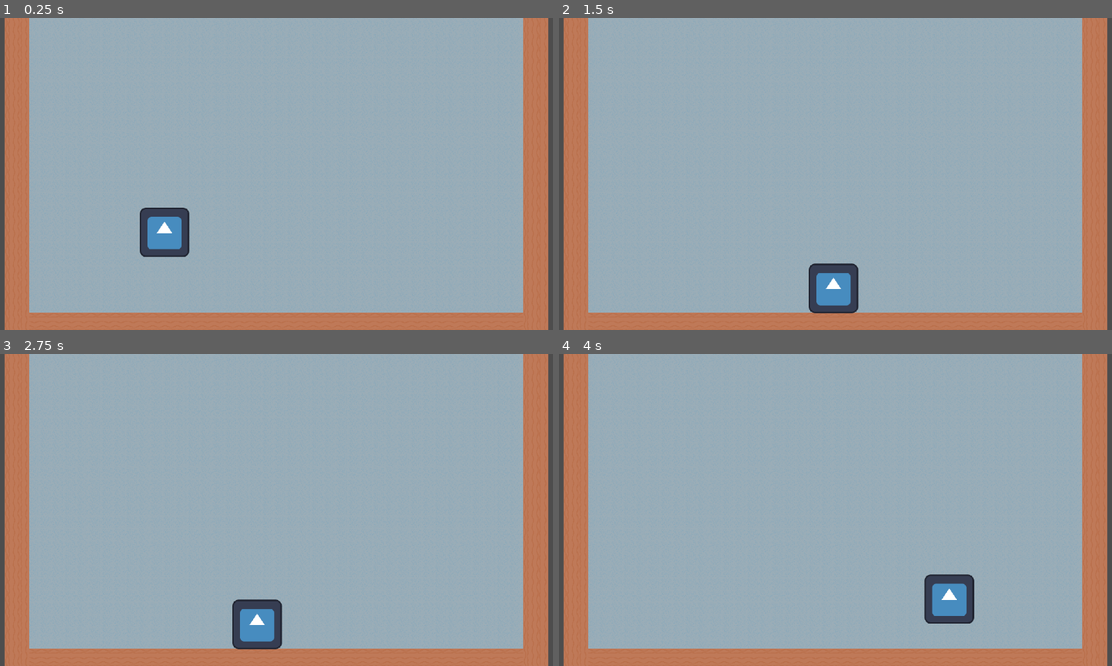
Above: before the commit, frames 1-4 (two rows, left to right).
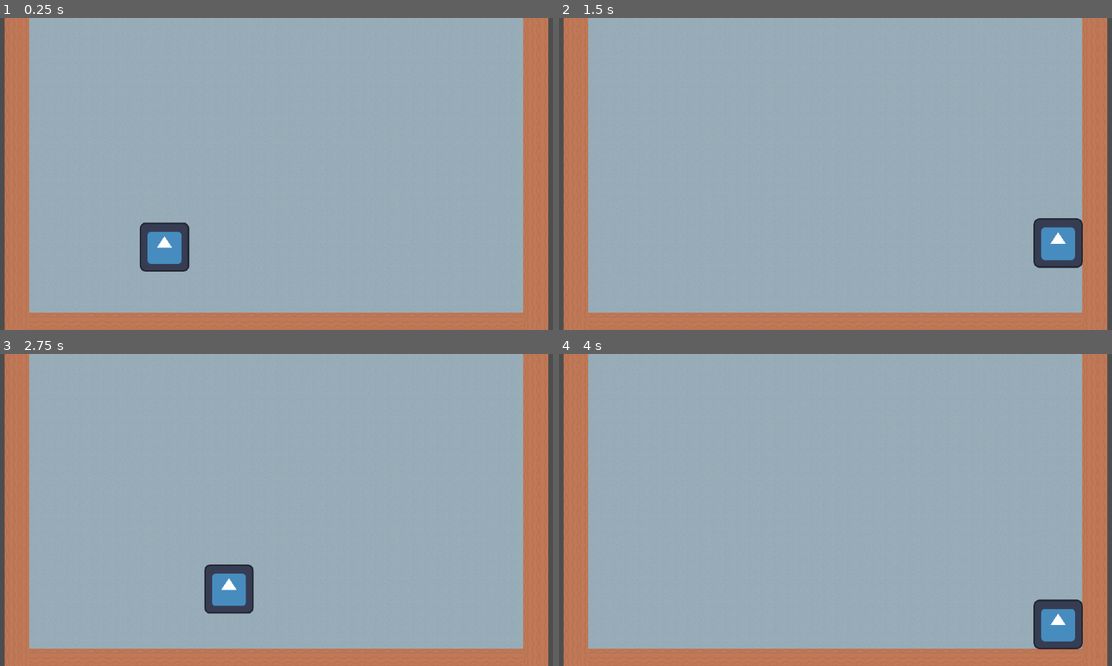
Above: after the commit, the same moments.

Repository: deruitda/ludum-dare-56
Game: Godot game, scene res://andrew_scene.tscn
Two runs of this game, one before a commit and one after it. Both use one fixed random seed, a clock stepped at 60 frames per second and the inputs below. The engine's default icon, where the game draws it, is replaced by a stand-in: a white triangle on a blue panel in a dark square.
Inputs:
- Up to frame 1 (0.25 s): no input
- Up to frame 2 (1.5 s): hold D (move_right) from 0.53 s (still down); tap W (jump) at 0.6, 0.77, 1.07, 1.35 s
- Up to frame 3 (2.75 s): tap W (jump) at 1.52, 1.82, 2.1 s; release D (move_right) at 2.03 s; hold A (move_left) from 2.03 s (still down)
- Up to frame 4 (4 s): release A (move_left) at 2.78 s; hold D (move_right) from 2.78 s (still down); tap W (jump) at 2.85, 3.02, 3.32, 3.6, 3.77 s

The runs differ from the first frame. In frame 1, 1.3% of the frame differs, in the area x 25-35%, y 60-82%; in frame 2, 2.8%, in the area x 45-95%, y 64-95%; in frame 3, 2.6%; in frame 4, 2.8%.

Commit message:
just on that dumb jump shit

Diff:
--- a/player.gd
+++ b/player.gd
@@ -1,25 +1,24 @@
 extends CharacterBody2D
 
-
-const SPEED = 300.0
-const JUMP_VELOCITY = -400.0
-
+@export var speed: float = 1000.0
+@export var jump_velocity: float = 1000.0
+@export var gravity: float = 2000.0  # Define a reasonable gravity value
 
 func _physics_process(delta: float) -> void:
-	# Add the gravity.
+	# Apply gravity if the player is not on the floor.
 	if not is_on_floor():
-		velocity += get_gravity() * delta
+		velocity.y += gravity * delta
 
-	# Handle jump.
+	# Handle jump input when the player is on the floor.
 	if Input.is_action_just_pressed("jump") and is_on_floor():
-		velocity.y = JUMP_VELOCITY
+		velocity.y = -jump_velocity
 
-	# Get the input direction and handle the movement/deceleration.
-	# As good practice, you should replace UI actions with custom gameplay actions.
+	# Get horizontal movement direction.
 	var direction := Input.get_axis("move_left", "move_right")
 	if direction:
-		velocity.x = direction * SPEED
+		velocity.x = direction * speed
 	else:
-		velocity.x = move_toward(velocity.x, 0, SPEED)
+		velocity.x = move_toward(velocity.x, 0, speed)
 
+	# Move the player with the updated velocity.
 	move_and_slide()
Not shown, added: pla143A.tmp
